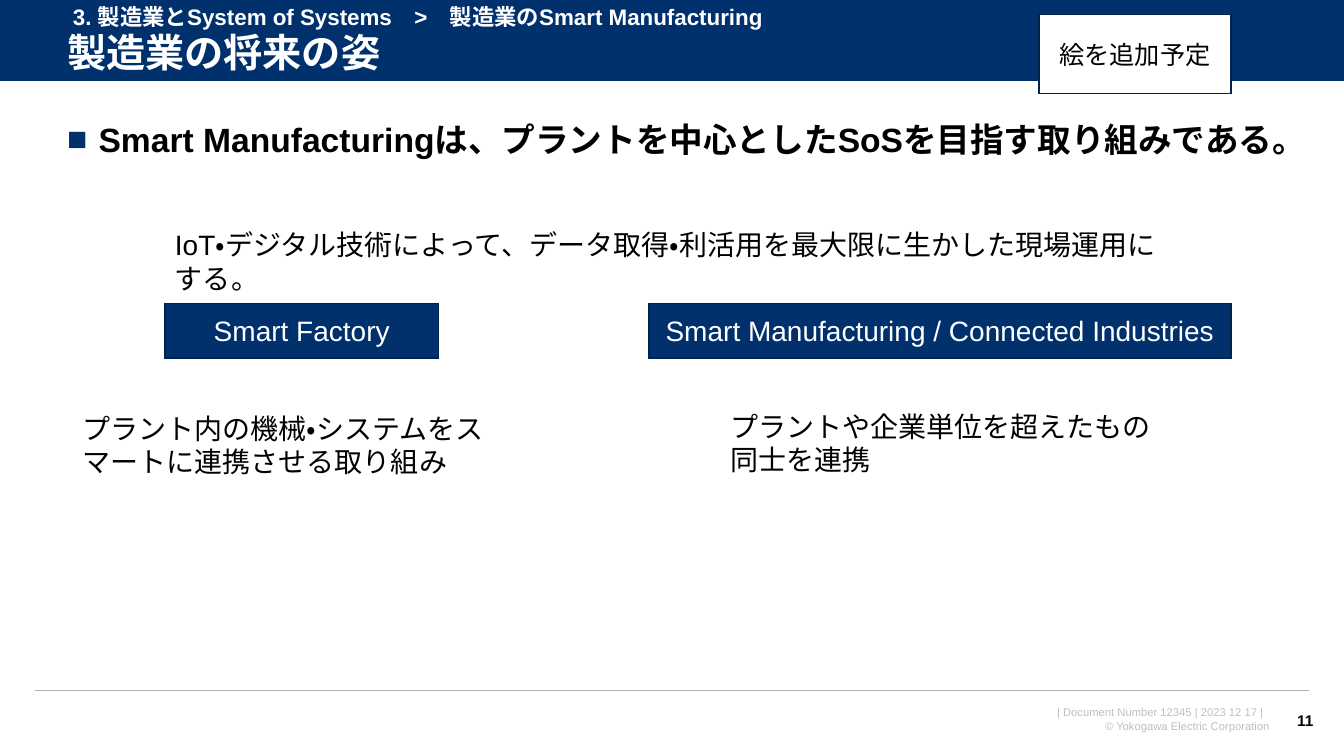
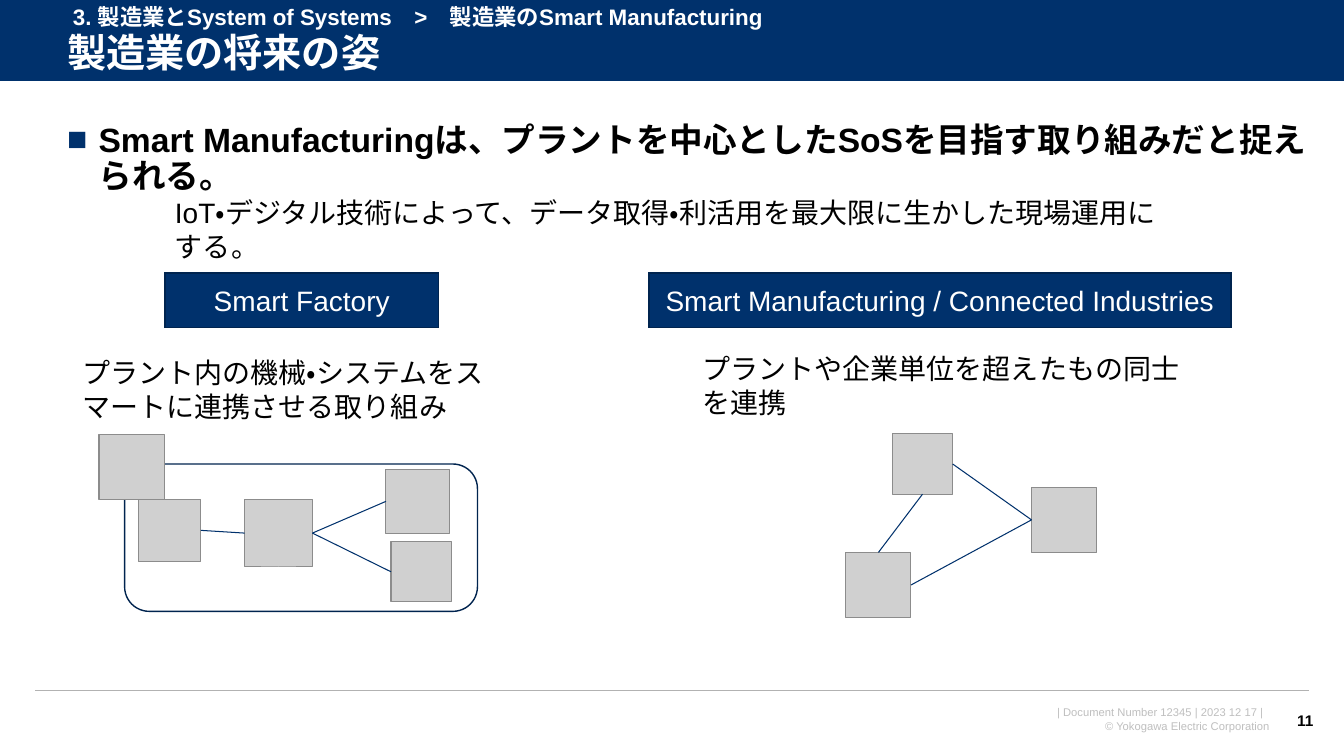
Before and after one commit to watarukumagai-git/opt, a slide deck: slide 11 of SoS/conf2023/231217_横幹連合コンファレンス_熊谷.pptx. Drawn at 1344x756 pixels with LibreOffice and Linux fonts; fonts in the diff are those of the drawing; grey boxes stand for pictures; background and template pictures are left out. Boxes give left, top, right and bottom in pixels: in the first picture for what was removed or moved away, otherwise in the second. Text is boxed around its words. In the diff, an @@ line names an element or a change of style, - is before the commit and + after.

```diff
--- a/SoS/conf2023/231217_横幹連合コンファレンス_熊谷.pptx
+++ b/SoS/conf2023/231217_横幹連合コンファレンス_熊谷.pptx
@@ rectangle removed at <box>1040,14,1232,94</box> @@
-絵を追加予定
@@ text at <box>99,125,1306,191</box>: text changed @@
-■ Smart Manufacturingは、プラントを中心としたSoSを目指す取り組みである。
+■ Smart Manufacturingは、プラントを中心としたSoSを目指す取り組みだと捉えられる。
@@ 2 rectangles, 1 text: place and size @@
-2 rectangles, 1 text at <box>165,233,1231,358</box>
+2 rectangles, 1 text at <box>165,201,1231,328</box>
@@ text "プラント内の機械・システムをスマートに連携させる取り組み": place and size @@
-text "プラント内の機械・システムをスマートに連携させる取り組み" at <box>83,415,484,475</box>
+text "プラント内の機械・システムをスマートに連携させる取り組み" at <box>83,359,484,420</box>
@@ text "プラントや企業単位を超えたもの同士を連携" rewrapped from <box>730,413,1151,473</box> to <box>702,355,1179,416</box> @@
@@ picture added at <box>99,435,164,500</box> @@
@@ picture added at <box>892,434,953,494</box> @@
@@ rounded rectangle added at <box>125,464,478,611</box>, outline #002450 1 pt @@
@@ picture added at <box>386,470,451,534</box> @@
@@ line added from (1031, 520) to (953, 464), #00316C 0.75 pt @@
@@ picture added at <box>138,499,201,562</box> @@
@@ picture added at <box>245,499,313,567</box> @@
@@ line added from (313, 533) to (386, 501), #00316C 0.75 pt @@
@@ line added from (923, 494) to (878, 553), #00316C 0.75 pt @@
@@ picture added at <box>1031,487,1097,553</box> @@
@@ line added from (245, 533) to (201, 530), #00316C 0.75 pt @@
@@ line added from (313, 533) to (391, 572), #00316C 0.75 pt @@
@@ line added from (1031, 520) to (911, 585), #00316C 0.75 pt @@
@@ picture added at <box>391,541,452,602</box> @@
@@ picture added at <box>846,553,911,618</box> @@
```
Also in this commit, not shown: 12 other slides changed, 3 slides added, 2 slides removed.
